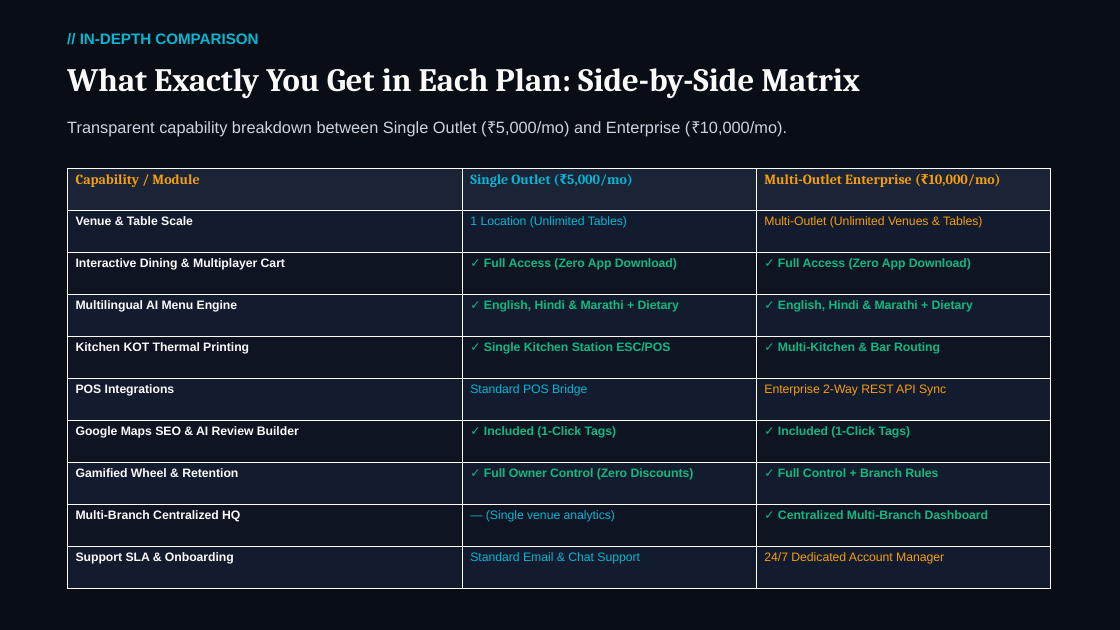
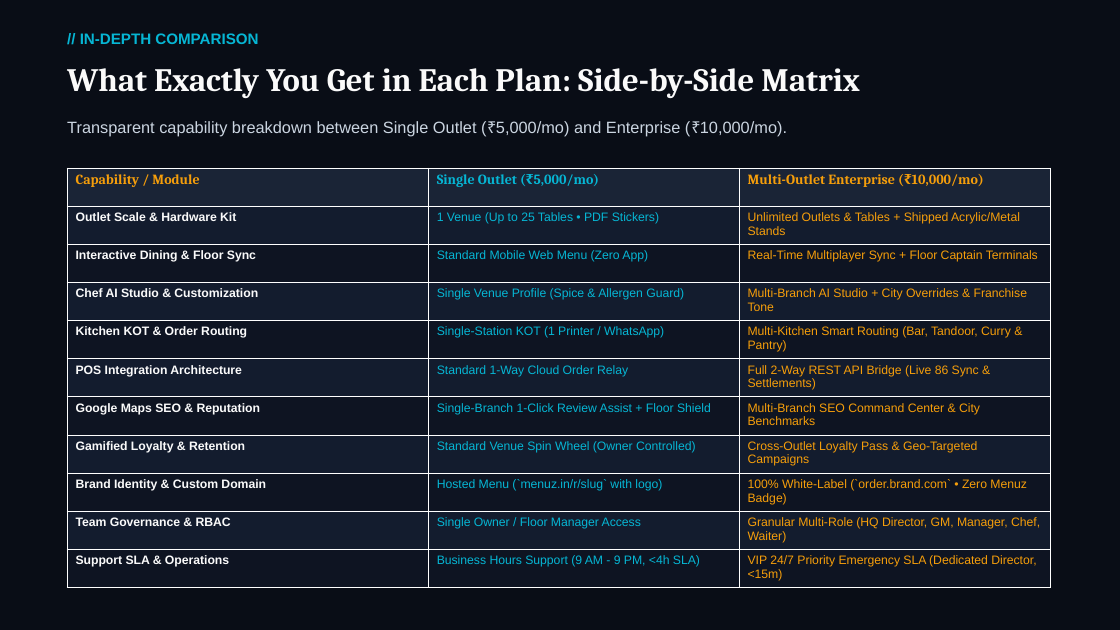
Before and after one commit to Stgtrgjrccx/menuz, a slide deck: slide 17 of public/menuz_executive_pitch_deck.pptx. Drawn at 1120x630 pixels with LibreOffice and Linux fonts; fonts in the diff are those of the drawing. Boxes give left, top, right and bottom in pixels: in the first picture for what was removed or moved away, otherwise in the second. Text is boxed around its words. In the diff, an @@ line names an element or a change of style, - is before the commit and + after.

Commit message:
feat: sharpen pricing plan differences with 10-point matrix, add admin auth lock, fix 404 routing, and resolve audit items

```diff
--- a/public/menuz_executive_pitch_deck.pptx
+++ b/public/menuz_executive_pitch_deck.pptx
@@ table at [67, 168, 1050, 588] @@
-row 2: Venue & Table Scale | 1 Location (Unlimited Tables) | Multi-Outlet (Unlimited Venues & Tables)
-row 3: Interactive Dining & Multiplayer Cart | ✓ Full Access (Zero App Download) | ✓ Full Access (Zero App Download)
-row 4: Multilingual AI Menu Engine | ✓ English, Hindi & Marathi + Dietary | ✓ English, Hindi & Marathi + Dietary
-row 5: Kitchen KOT Thermal Printing | ✓ Single Kitchen Station ESC/POS | ✓ Multi-Kitchen & Bar Routing
-row 6: POS Integrations | Standard POS Bridge | Enterprise 2-Way REST API Sync
-row 7: Google Maps SEO & AI Review Builder | ✓ Included (1-Click Tags) | ✓ Included (1-Click Tags)
-row 8: Gamified Wheel & Retention | ✓ Full Owner Control (Zero Discounts) | ✓ Full Control + Branch Rules
-row 9: Multi-Branch Centralized HQ | — (Single venue analytics) | ✓ Centralized Multi-Branch Dashboard
-row 10: Support SLA & Onboarding | Standard Email & Chat Support | 24/7 Dedicated Account Manager
+row 2: Outlet Scale & Hardware Kit | 1 Venue (Up to 25 Tables • PDF Stickers) | Unlimited Outlets & Tables + Shipped Acrylic/Metal Stands
+row 3: Interactive Dining & Floor Sync | Standard Mobile Web Menu (Zero App) | Real-Time Multiplayer Sync + Floor Captain Terminals
+row 4: Chef AI Studio & Customization | Single Venue Profile (Spice & Allergen Guard) | Multi-Branch AI Studio + City Overrides & Franchise Tone
+row 5: Kitchen KOT & Order Routing | Single-Station KOT (1 Printer / WhatsApp) | Multi-Kitchen Smart Routing (Bar, Tandoor, Curry & Pantry)
+row 6: POS Integration Architecture | Standard 1-Way Cloud Order Relay | Full 2-Way REST API Bridge (Live 86 Sync & Settlements)
+row 7: Google Maps SEO & Reputation | Single-Branch 1-Click Review Assist + Floor Shield | Multi-Branch SEO Command Center & City Benchmarks
+row 8: Gamified Loyalty & Retention | Standard Venue Spin Wheel (Owner Controlled) | Cross-Outlet Loyalty Pass & Geo-Targeted Campaigns
+row 9: Brand Identity & Custom Domain | Hosted Menu (`menuz.in/r/slug` with logo) | 100% White-Label (`order.brand.com` • Zero Menuz Badge)
+row 10: Team Governance & RBAC | Single Owner / Floor Manager Access | Granular Multi-Role (HQ Director, GM, Manager, Chef, Waiter)
+row 11: Support SLA & Operations | Business Hours Support (9 AM - 9 PM, <4h SLA) | VIP 24/7 Priority Emergency SLA (Dedicated Director, <15m)
```
Also in this commit, not shown: 1 other slide changed, 15 other files.
